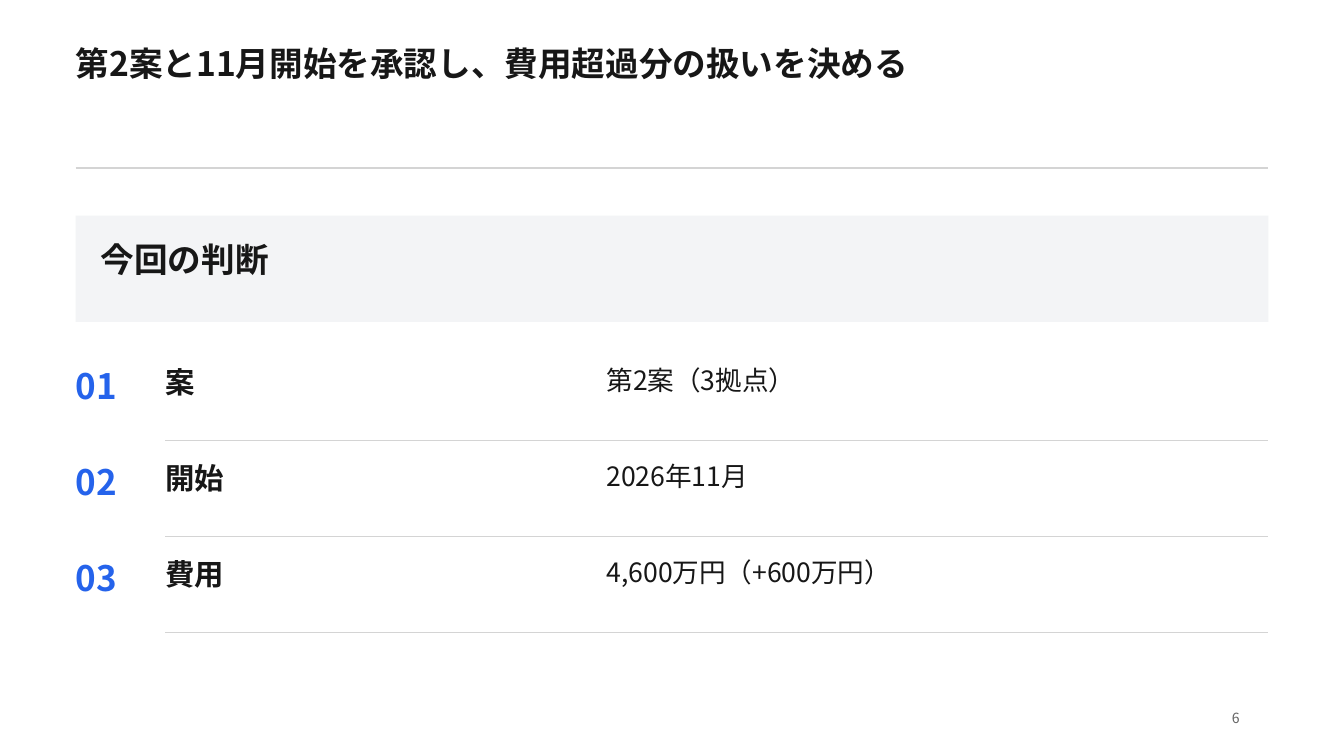
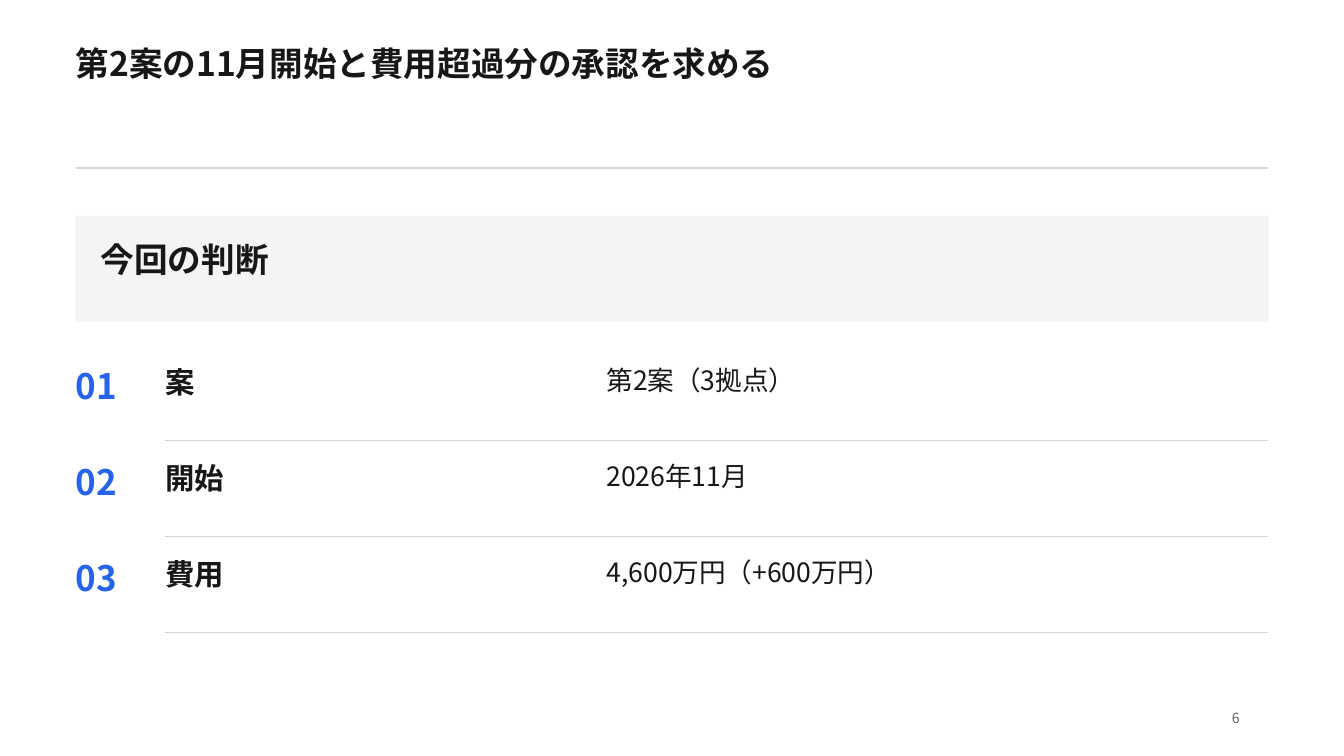
Before and after one commit to Skyjoy0512/Memora-iOS, a slide deck: slide 6 of docs/presentation-integration/scenarios/C/C.pptx. Drawn at 1344x756 pixels with LibreOffice and Linux fonts; fonts in the diff are those of the drawing. Boxes give left, top, right and bottom in pixels: in the first picture for what was removed or moved away, otherwise in the second. Text is boxed around its words. In the diff, an @@ line names an element or a change of style, - is before the commit and + after.

```diff
--- a/docs/presentation-integration/scenarios/C/C.pptx
+++ b/docs/presentation-integration/scenarios/C/C.pptx
@@ text at (x1=76, y1=47, x2=774, y2=79): text changed @@
-第2案と11月開始を承認し、費用超過分の扱いを決める
+第2案の11月開始と費用超過分の承認を求める
```
Also in this commit, not shown: 3 other slides changed, 47 other files.
